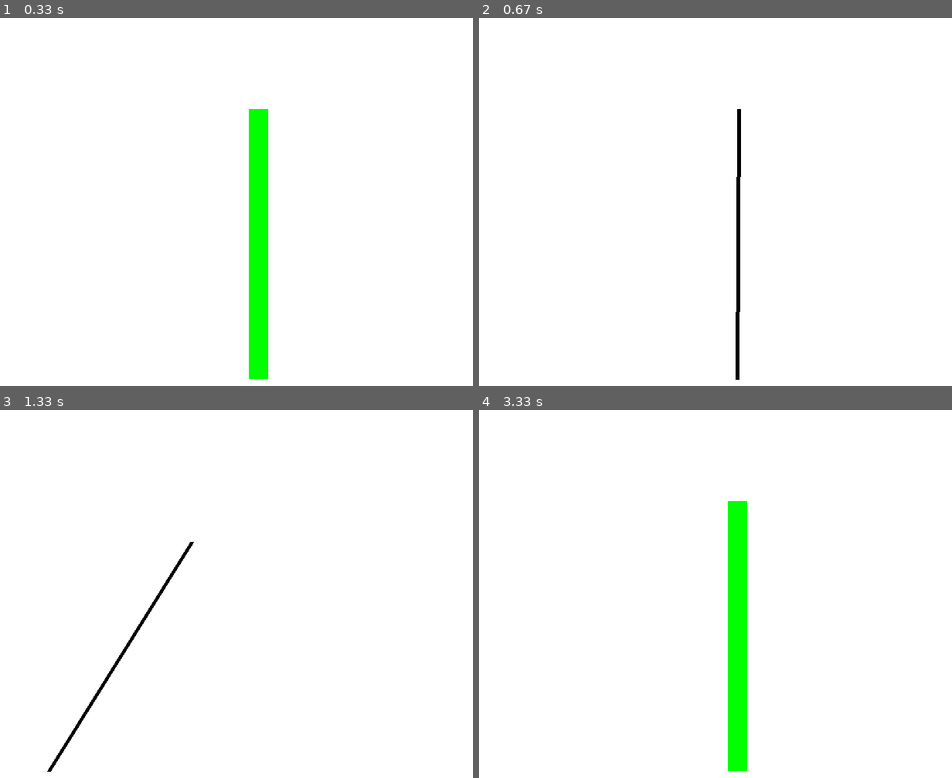
Above: before the commit, frames 1-4 (two rows, left to right).
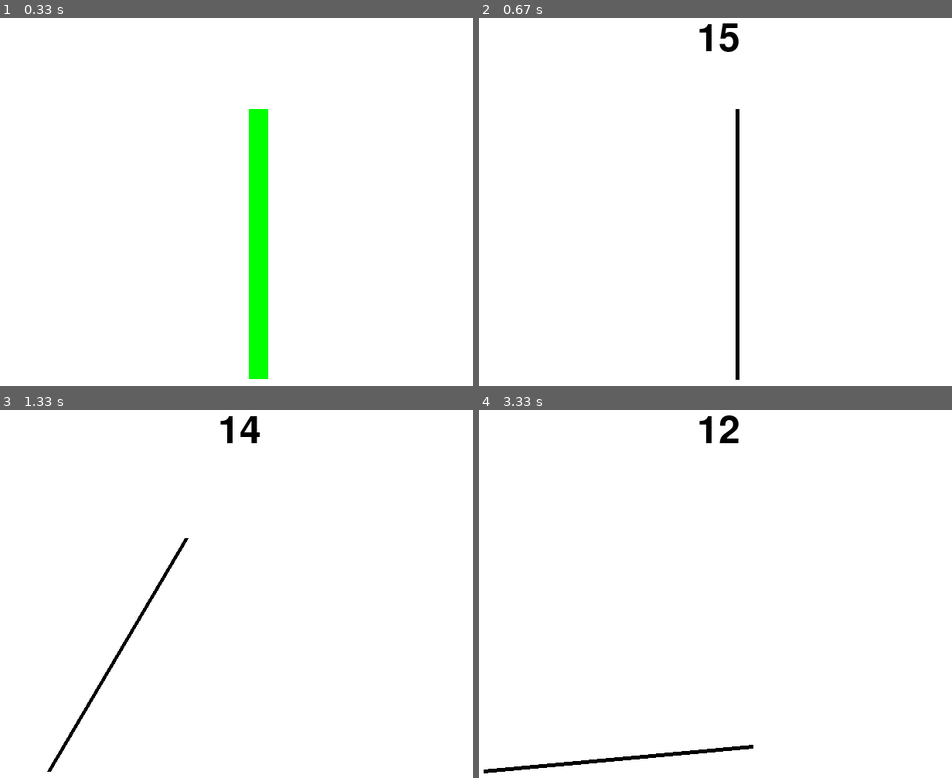
Above: after the commit, the same moments.

Repository: NanoMars/mini-pygame-collection
Game: pygame game, started from Games/Balance.py
Two runs of this game, one before a commit and one after it. Both use one fixed random seed, a clock stepped at 60 frames per second and the inputs below.
Inputs (mouse positions are in pixels of both pictures, inside the frame that each line leads up to):
- Up to frame 1 (0.33 s): no input
- Up to frame 2 (0.67 s): click (739, 242) at 0.38 s
- Up to frame 3 (1.33 s): click (241, 627) at 0.72 s; click (47, 527) at 1.05 s
- Up to frame 4 (3.33 s): click (947, 759) at 1.38 s; click (729, 443) at 1.72 s; click (691, 719) at 2.05 s; click (696, 520) at 2.38 s; click (630, 502) at 2.72 s; click (483, 494) at 3.05 s

Frame 1 is identical in both runs. In frame 2, 0.5% of the frame differs, in the area x 46-56%, y 1-80%; in frame 3, 1.0%; in frame 4, 3.8%, in the area x 0-59%, y 1-99%.

Commit message:
Game done.

Diff:
--- a/Games/Balance.py
+++ b/Games/Balance.py
@@ -1,4 +1,4 @@
-import pygame, math, random
+import pygame, math, random, subprocess
 
 pygame.init()
 
@@ -11,12 +11,16 @@
 
 countdown = 15
 
+font = pygame.font.Font(None, 74)
+
+game_path = "main.py"
+
 class stick:
     def __init__ (self):
         self.length = 350
         self.x = pygame.mouse.get_pos()[0]
         self.y = (screen_height + self.length) // 2 + 50
-        self.angle = random.uniform(-math.pi / 180, math.pi / 180)
+        self.angle = random.choice([-math.pi / 1440, math.pi / 1440])
         self.last_update = 0.0
         self.last_mouse_update = pygame.mouse.get_pos()[0]
         self.acceleration = 0
@@ -60,11 +64,18 @@
     print(countdown)
 
     if countdown <= 0:
-        print("exit the game and open main.py")
+        subprocess.Popen(["python3", "-c", f"import game_opener; game_opener.open_game('{game_path}')"])
+        pygame.quit()
+
+
+def draw_countdown():
+    countdown_text = font.render(str(countdown), True, pygame.Color('black'))
+    screen.blit(countdown_text, ((screen.get_width() - countdown_text.get_width()) // 2, (screen.get_height() // 10) ))
 
 
 countdown_timer = pygame.USEREVENT + 1
 pygame.time.set_timer(countdown_timer, 1000)
+
 
 button_rect = pygame.Rect((screen_width + 25) // 2, (screen_height - 350) // 2 + 50, 25, 350)
 
@@ -87,6 +98,7 @@
     else:
         game_stick.update()
         game_stick.draw()
+        draw_countdown()
 
     pygame.display.flip()
 
Renamed: Games/button game -> Games/button game.py
